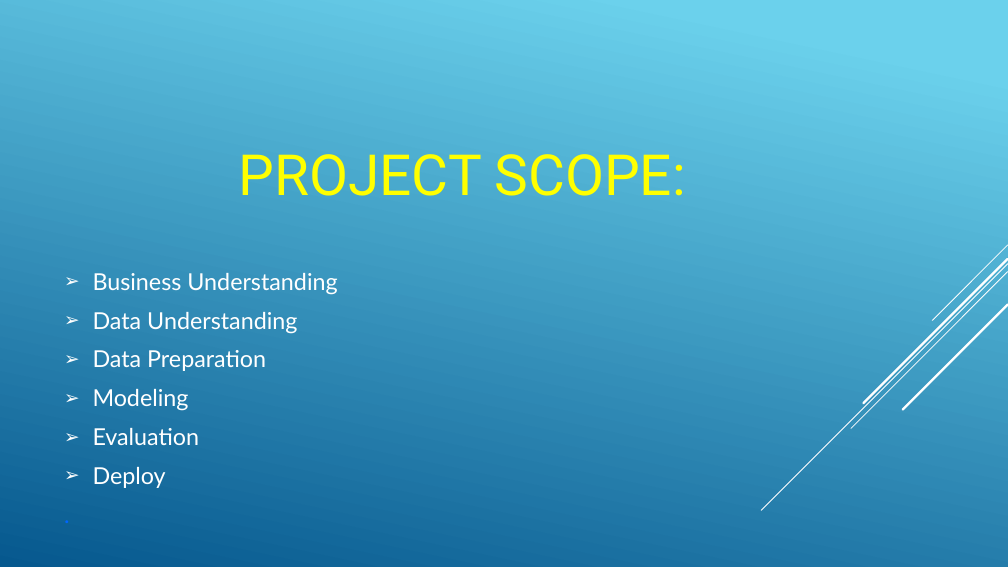
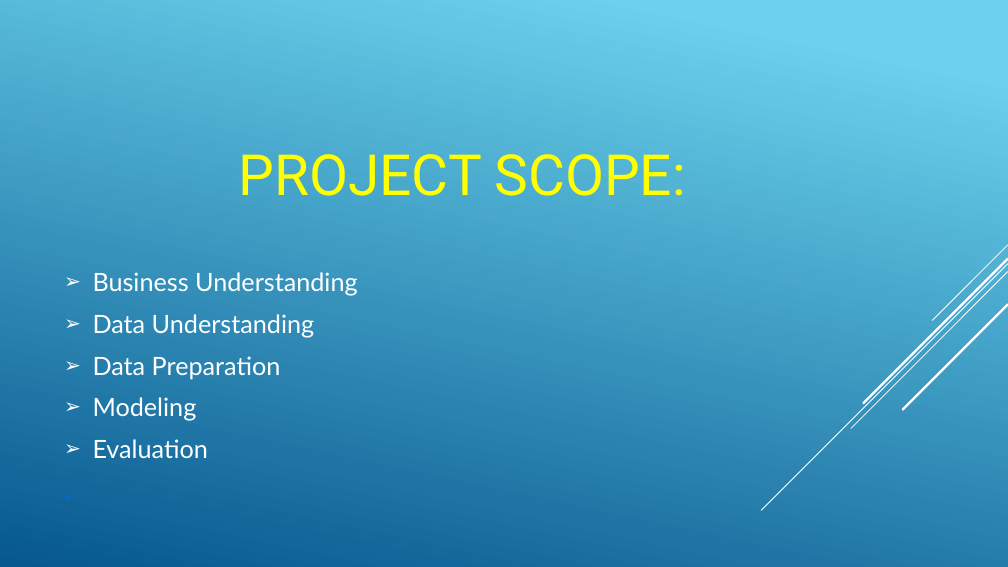
Before and after one commit to rashmirekha27/Loan_Officers, a slide deck: slide 5 of Project4_presentation.pptx. Drawn at 1008x567 pixels with LibreOffice and Linux fonts; fonts in the diff are those of the drawing. Boxes give left, top, right and bottom in pixels: in the first picture for what was removed or moved away, otherwise in the second. Text is boxed around its words. In the diff, an @@ line names an element or a change of style, - is before the commit and + after.

```diff
--- a/Project4_presentation.pptx
+++ b/Project4_presentation.pptx
@@ text "Business Understanding" at (93, 272, 358, 458): size 22.2 to 24 pt @@
@@ text at (93, 467, 166, 488): paragraph removed @@
-➢ Deploy
```
Also in this commit, not shown: 5 other slides changed, 7 slides added, 5 slides removed, 2 other files.
